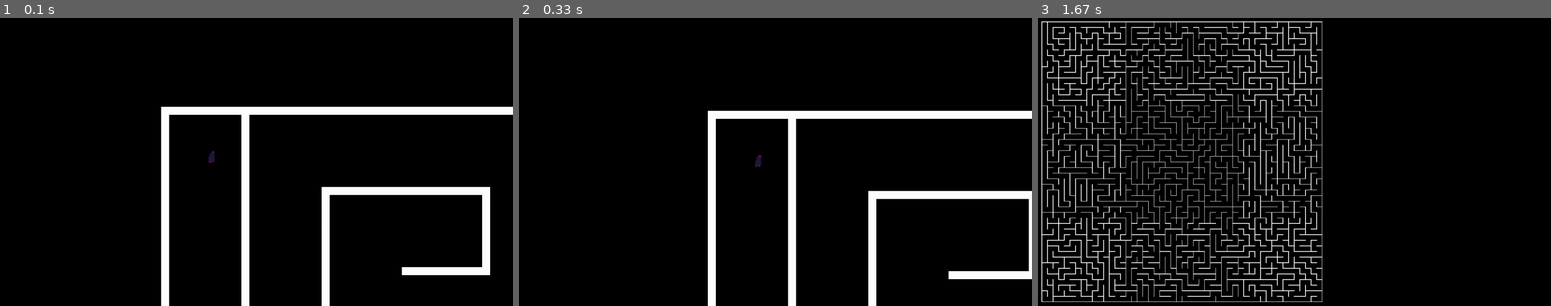
Above: before the commit, frames 1-3 (left to right).
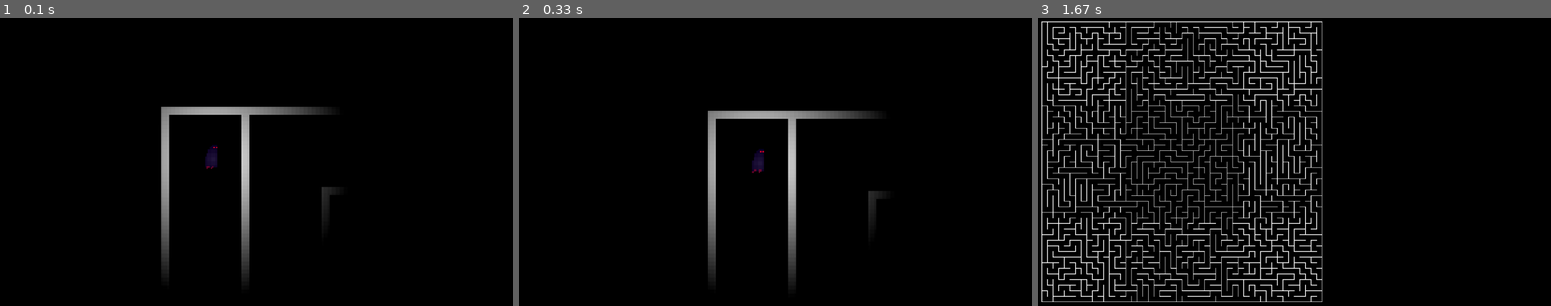
Above: after the commit, the same moments.

Repository: femboyv/laby
Game: pygame game, started from main.py
The game is run twice, just before and just after one commit, with the same random seed, the same clock (stepped at 60 frames per second) and the same inputs.
Inputs:
- Up to frame 1 (0.1 s): no input
- Up to frame 2 (0.33 s): no input
- Up to frame 3 (1.67 s): tap M at 0.33 s

The runs differ from the first frame. In frame 1, 6.8% of the frame differs, in the area x 31-100%, y 30-100%; in frame 2, 6.3%; in frame 3, nothing differs.

Commit message:
new file:   circle.png 	modified:   main.py

Diff:
--- a/main.py
+++ b/main.py
@@ -24,6 +24,12 @@
 
 background_sprite = pygame.image.load("d011d6bc1effc67ae5c74bbc5ce090c2.jpg")
 cat_sprite = pygame.image.load("cattt.jpg")
+
+
+power_of_light = 10
+light = pygame.image.load("circle.png")
+light = pygame.transform.scale_by(light, power_of_light)
+
 pressed_key = []
 
 
@@ -37,17 +43,17 @@
         self.y = 125
 
         self.angle = pygame.math.Vector2(-1, 0)
-        self.max_speed = 5
+        self.max_speed = 2
         self.speed = pygame.math.Vector2(0, 0)
 
-        self.tick_to_reach_max_speed = fps / 2
-        self.tick_to_slow_down = fps / 5
+        self.tick_to_reach_max_speed = 1
+        self.tick_to_slow_down = 1
 
         self.acceleration_per_tick = self.max_speed / self.tick_to_reach_max_speed
         self.deceleration_per_tick = self.max_speed / self.tick_to_slow_down
 
-        self.height = 30
-        self.width = 15
+        self.height = 60
+        self.width = 30
 
         self.set_collide_box_to_default()
 
@@ -316,6 +322,20 @@
 
 
 # screen shit
+
+
+def apply_light_system():
+    filter_surface = pygame.Surface(screen.get_size())
+    filter_surface.fill("white")
+
+    filter_surface.blit(
+        light,
+        (
+            player.x_relative - light.get_width() / 2,
+            player.y_relative - light.get_height() / 2,
+        ),
+    )
+    screen.blit(filter_surface, (0, 0), special_flags=pygame.BLEND_RGBA_SUB)
 
 
 def get_coordinate_relative_to_screen(x, y):
@@ -593,9 +613,9 @@
     possibles_tiles_not_blocked = [tile_of_souris]
     possibles_tiles_not_blocked: list[tile_class]
 
-    number_of_case = world_width_in_tile * world_height_in_tile
-
-    for _ in range(number_of_case):
+    number_of_case_in_map = world_width_in_tile * world_height_in_tile
+
+    for _ in range(number_of_case_in_map):
 
         tile_to_go = tile_of_souris.choose_random_valid_tile()
         tile_to_go: tile_class
@@ -833,15 +853,11 @@
 
 
 def debugging():
-    central_tile = get_tile_by_coordinate((0, 0))
-
-    for adjacent_tile in central_tile.get_neighbour_tiles():
-        adjacent_tile: tile_class
-        adjacent_tile.check_if_generated()
-
-
-debugging()
+    "abe zazoza"
+
+
 while running:
+    debugging()
     if normal_view:
 
         murs_rendered = []
@@ -906,6 +922,7 @@
                 player.x += player.speed.x
 
             else:
+
                 player.speed.x = 0
 
                 mur_colliding = murs_rendered[index_of_mur_colliding]
@@ -943,6 +960,7 @@
             if index_of_mur_colliding == -1:
                 player.y += player.speed.y
             else:
+
                 player.speed.y = 0
 
                 mur_colliding = murs_rendered[index_of_mur_colliding]
@@ -958,6 +976,7 @@
                         + mur_colliding.height
                         + player.height / 2
                     )
+        apply_light_system()
 
     if carte_view:
         pygame.Surface.blit(
Binary file added: circle.png
Not shown, added: test of shader
